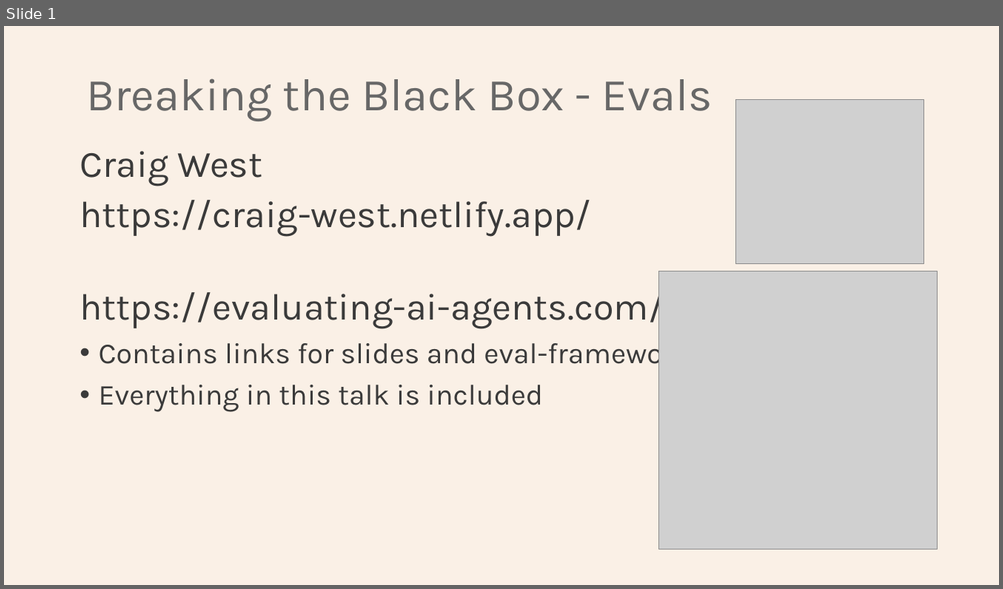
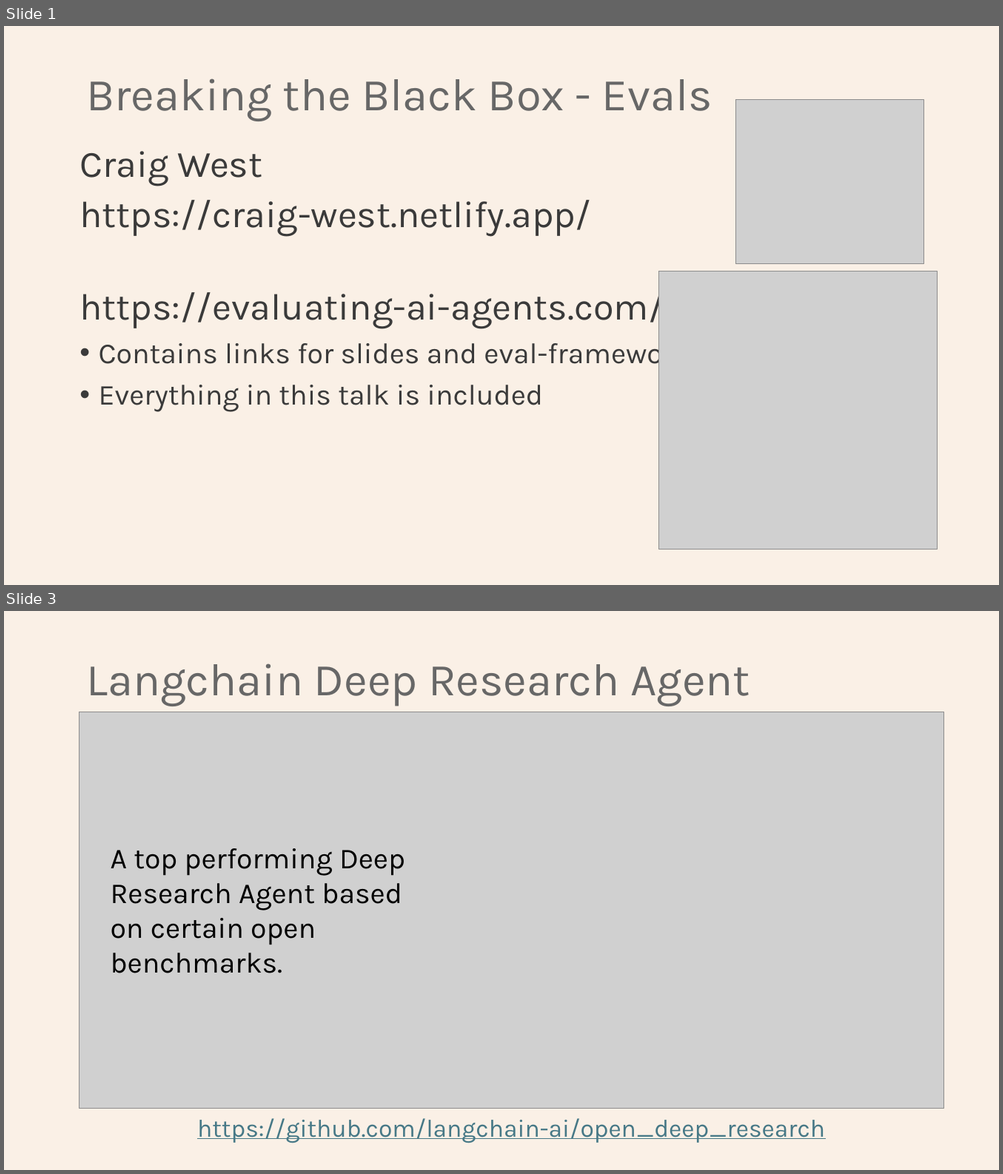
Before and after one commit to Python-Test-Engineer/eval-framework, a slide deck: PYDATA_SOUTHAMPTON_16SEP2025.pptx. Shown one above the other, each under a label of ours: slide 1 before the commit, slides 1 and 3 after it; the slides between them are not shown. The pictures are 1003x589 and 1003x1174 pixels, drawn with LibreOffice and Linux fonts; fonts in the diff are those of the drawing; grey boxes stand for pictures. Boxes give left, top, right and bottom in pixels: in the first picture for what was removed or moved away, otherwise in the second. Text is boxed around its words. In the diff, an @@ line names an element or a change of style, - is before the commit and + after.

Commit message:
add langchain

```diff
--- a/PYDATA_SOUTHAMPTON_16SEP2025.pptx
+++ b/PYDATA_SOUTHAMPTON_16SEP2025.pptx
@@ slide 3 added at <box>4,611,999,1170</box>, background #FAF0E6 @@
@@ title added at <box>86,664,750,706</box>, 44 pt, text #676767 @@
+Langchain Deep Research Agent
@@ picture added at <box>79,712,944,1110</box> @@
@@ text added at <box>111,849,405,974</box>, 28 pt, text #000000 @@
+A top performing Deep Research Agent based on certain open benchmarks.
@@ text added at <box>197,1119,825,1144</box>, 24 pt, text #467886, underline @@
+https://github.com/langchain-ai/open_deep_research
```
Also in this commit, not shown: 1 slide changed.
